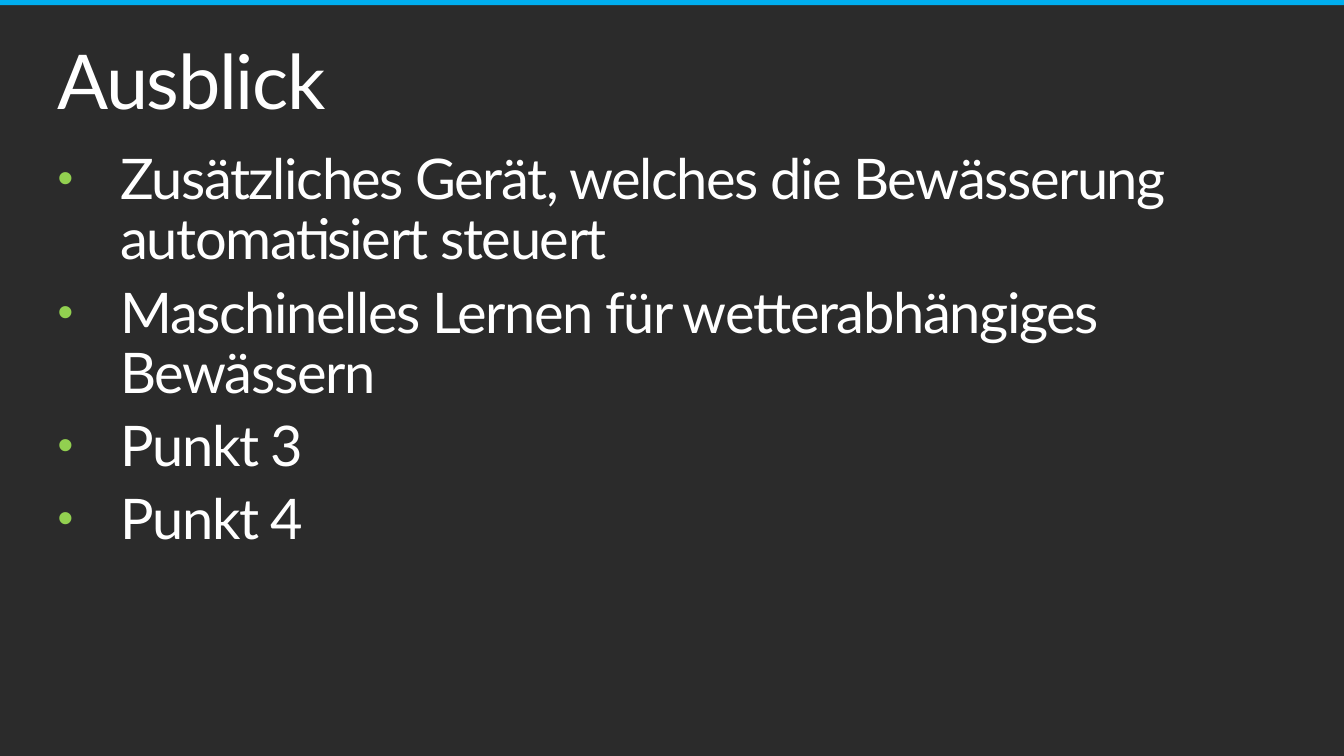
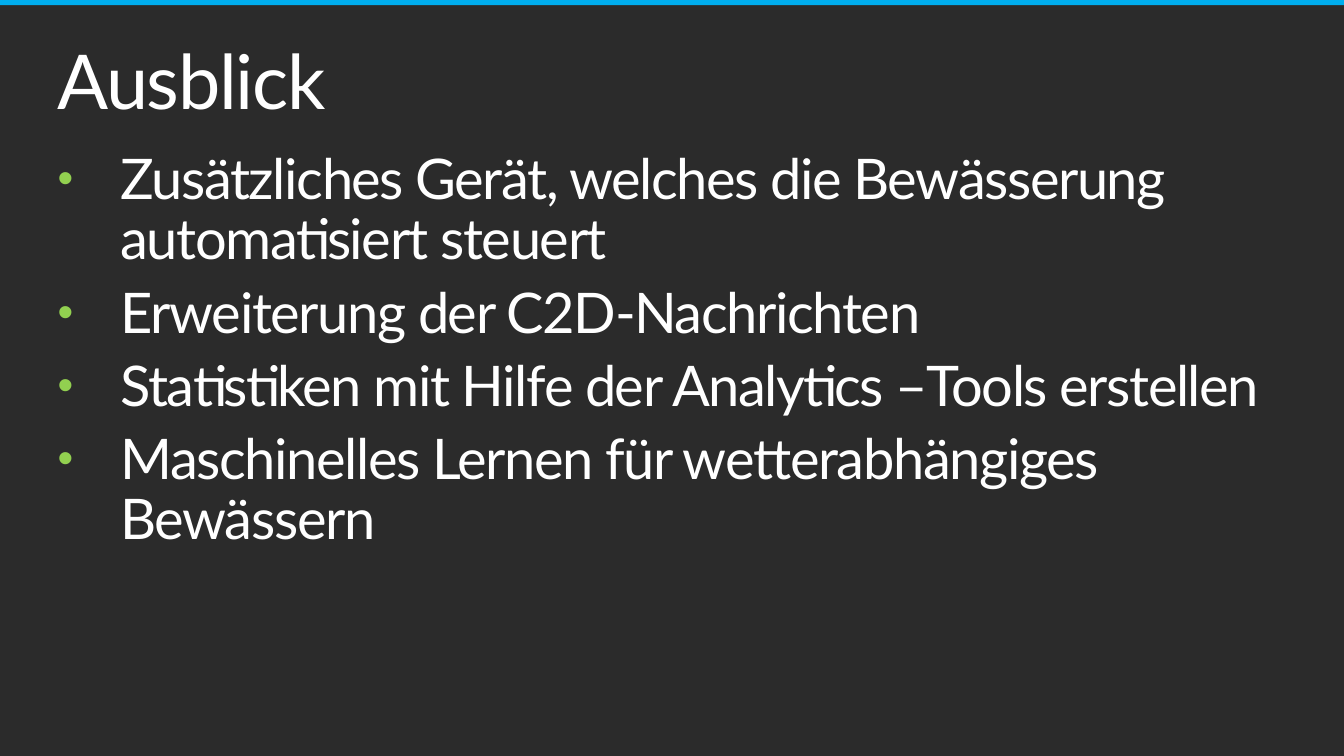
Before and after one commit to chriz239/VtIoTHub, a slide deck: slide 19 of Semesterprojekt_VT.pptx. Drawn at 1344x756 pixels with LibreOffice and Linux fonts; fonts in the diff are those of the drawing; background and template pictures are left out; a plain dark background stands for a picture behind light text. Boxes give left, top, right and bottom in pixels: in the first picture for what was removed or moved away, otherwise in the second. Text is boxed around its words. In the diff, an @@ line names an element or a change of style, - is before the commit and + after.

Commit message:
Verbesserungen + Ausblick
Pi fehlt noch!

```diff
--- a/Semesterprojekt_VT.pptx
+++ b/Semesterprojekt_VT.pptx
@@ text at box(121, 291, 1259, 416): paragraphs added @@
+• Erweiterung der C2D-Nachrichten
+• Statistiken mit Hilfe der Analytics –Tools erstellen
@@ text at box(121, 424, 303, 540): paragraphs removed @@
-• Punkt 3
-• Punkt 4
```
Also in this commit, not shown: 2 other slides changed.
